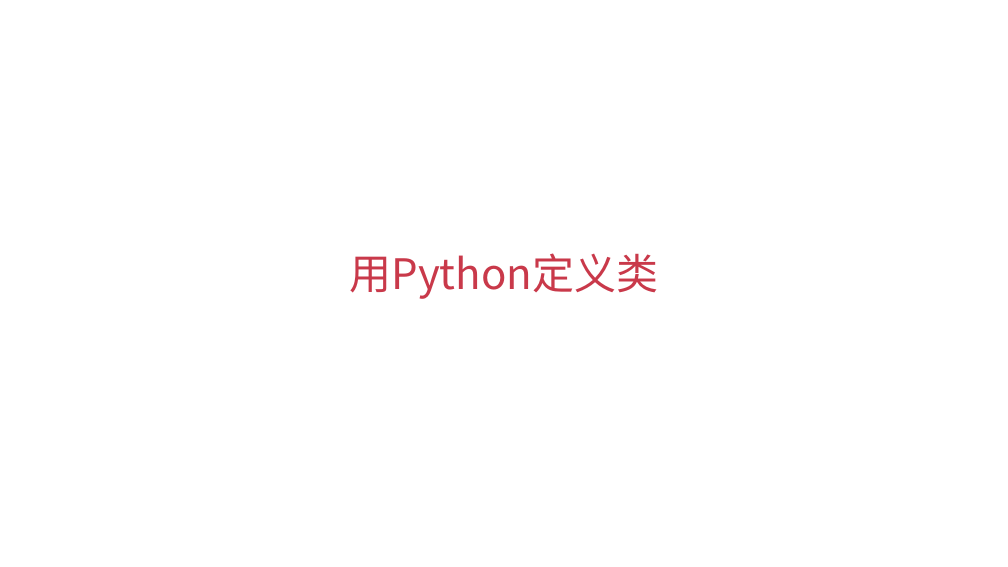
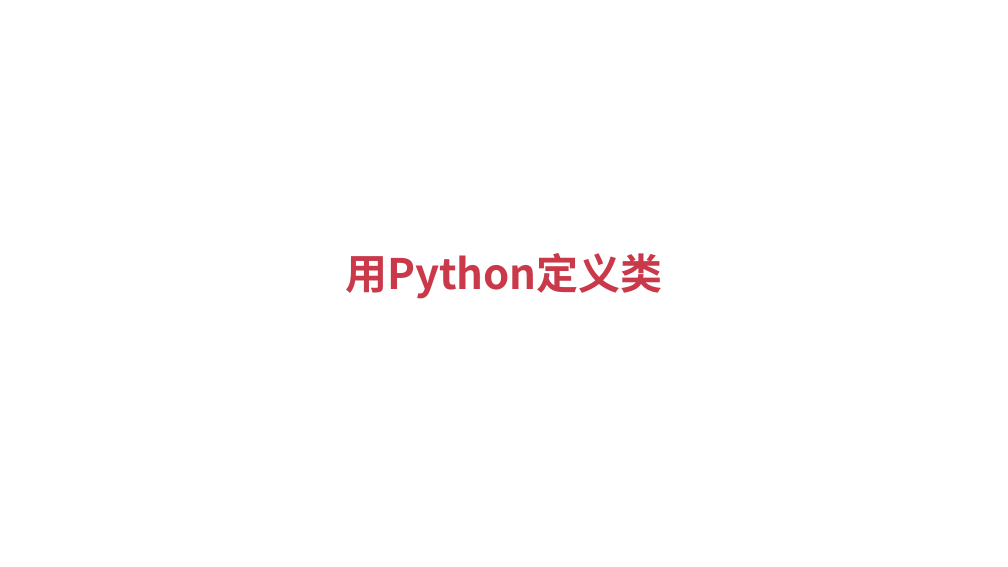
Before and after one commit to albert-feng/Python_OOP, a slide deck: slide 1 of ppt/3.1-用Python新建类.pptx. Drawn at 1008x567 pixels with LibreOffice and Linux fonts; fonts in the diff are those of the drawing. Boxes give left, top, right and bottom in pixels: in the first picture for what was removed or moved away, otherwise in the second. Text is boxed around its words. In the diff, an @@ line names an element or a change of style, - is before the commit and + after.

```diff
--- a/ppt/3.1-用Python新建类.pptx
+++ b/ppt/3.1-用Python新建类.pptx
@@ title "用Python定义类" at bbox=[345, 253, 663, 299]: bold on @@
```
Also in this commit, not shown: 1 other slide changed, 4 other files.
